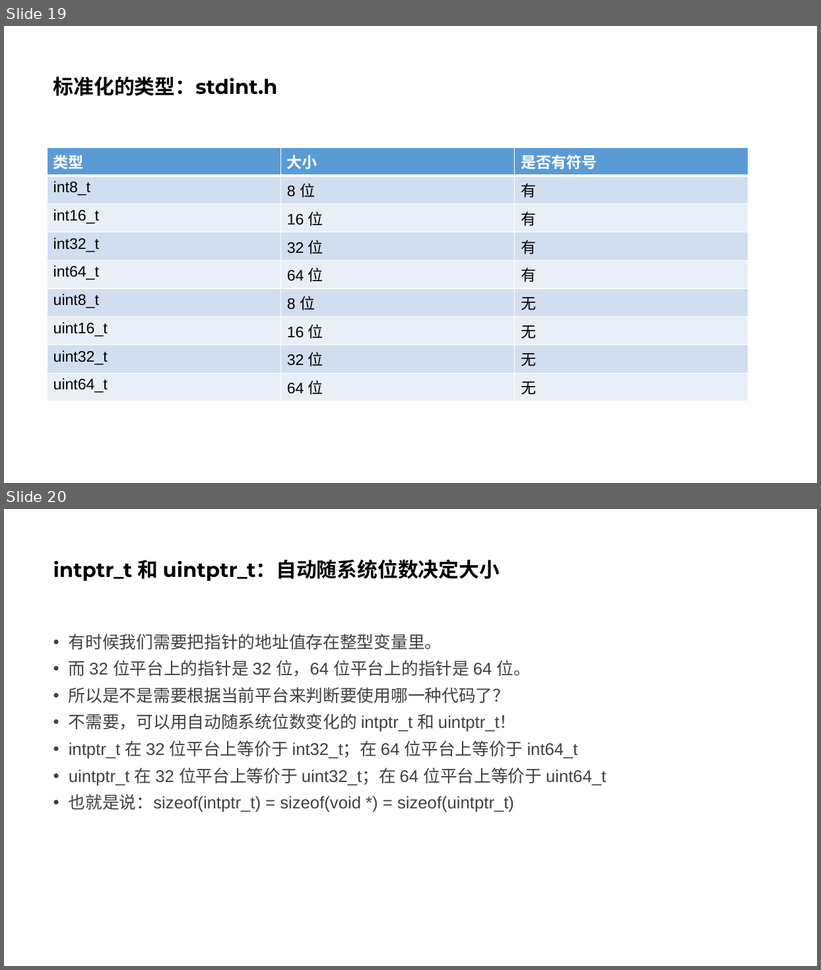
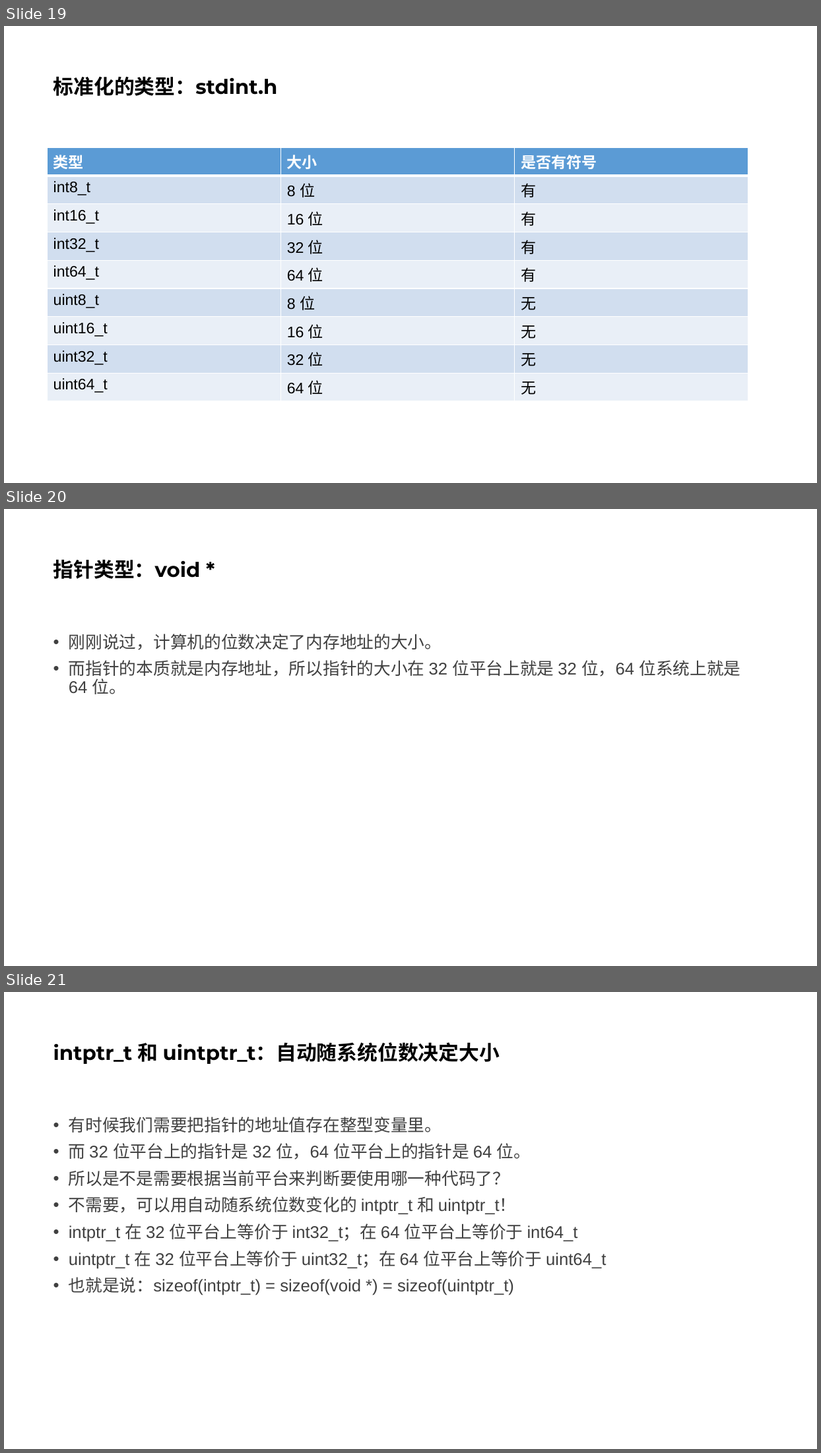
Before and after one commit to parallel101/course, a slide deck: 12/slides.pptx. Shown one above the other, each under a label of ours: slides 19 and 20 before the commit, slides 19, 20 and 21 after it. The pictures are 821x970 and 821x1453 pixels, drawn with LibreOffice and Linux fonts; fonts in the diff are those of the drawing. Boxes give left, top, right and bottom in pixels: in the first picture for what was removed or moved away, otherwise in the second. Text is boxed around its words. In the diff, an @@ line names an element or a change of style, - is before the commit and + after.

```diff
--- a/12/slides.pptx
+++ b/12/slides.pptx
@@ slide 20 added at [4,509,817,966], background #FFFFFF @@
@@ title added at [54,559,201,579], 24 pt, text #000000, bold @@
+指针类型：void *
@@ text added at [69,634,741,694], 20 pt, text #404040 @@
+• 刚刚说过，计算机的位数决定了内存地址的大小。
+• 而指针的本质就是内存地址，所以指针的大小在 32 位平台上就是 32 位，64 位系统上就是 64 位。
@@ what was slide 20 is now slide 21 @@
```
Also in this commit, not shown: 1 other slide added, 5 other files.
